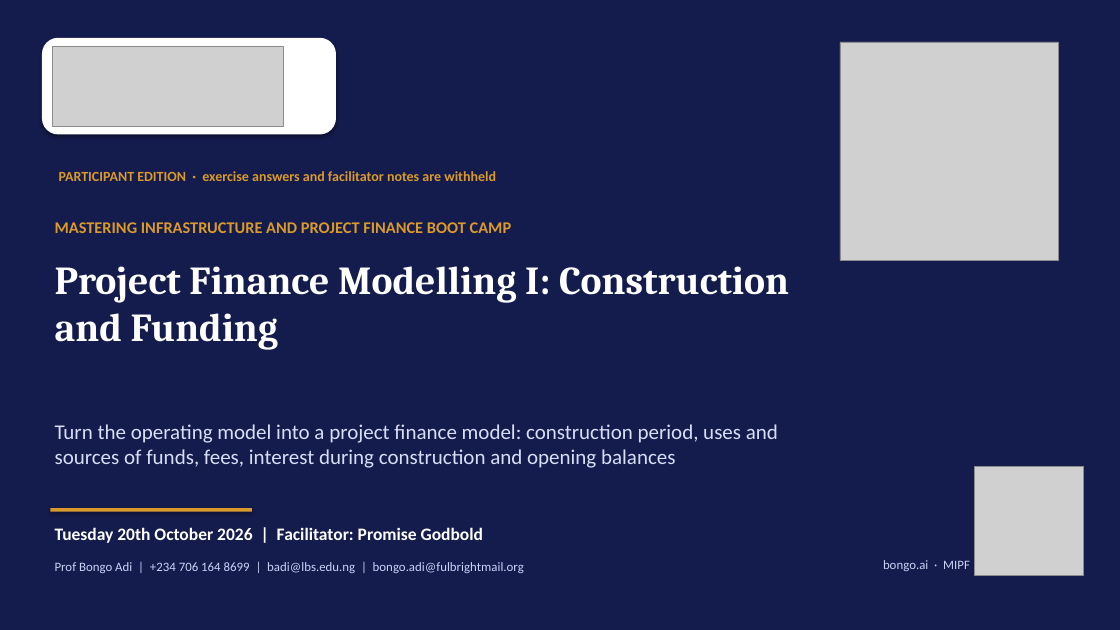
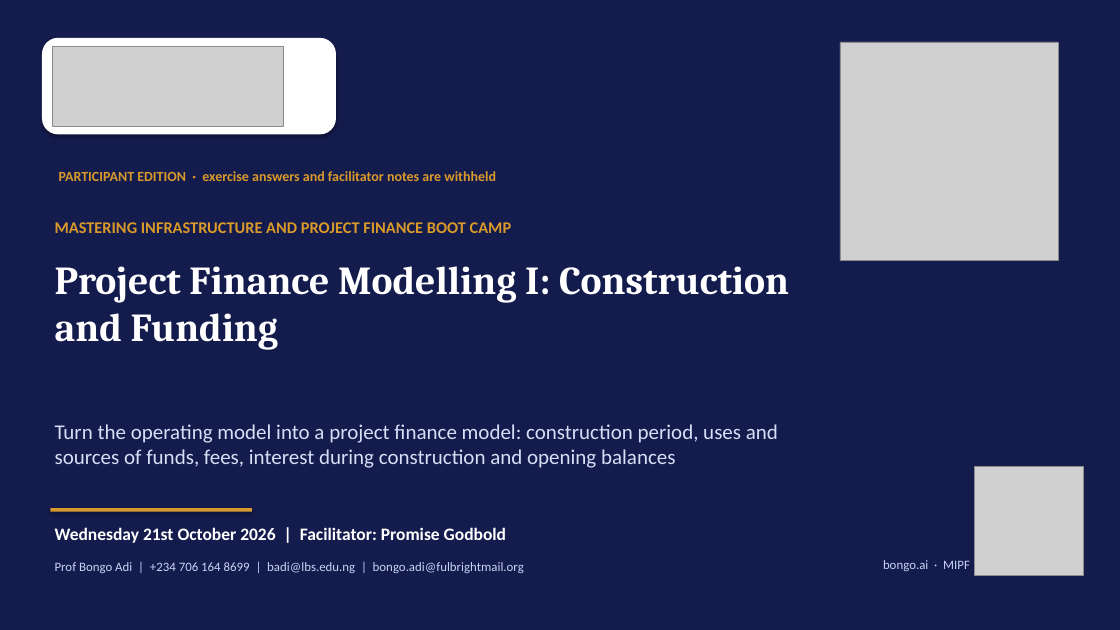
Before and after one commit to adibongo/mipf-2026-course-materials, a slide deck: slide 1 of decks/MIPF_Day6_PF_Construction_Deck.pptx. Drawn at 1120x630 pixels with LibreOffice and Linux fonts; fonts in the diff are those of the drawing; grey boxes stand for pictures. Boxes give left, top, right and bottom in pixels: in the first picture for what was removed or moved away, otherwise in the second. Text is boxed around its words. In the diff, an @@ line names an element or a change of style, - is before the commit and + after.

```diff
--- a/decks/MIPF_Day6_PF_Construction_Deck.pptx
+++ b/decks/MIPF_Day6_PF_Construction_Deck.pptx
@@ text at [55,527,506,543]: text changed @@
-Tuesday 20th October 2026 | Facilitator: Promise Godbold
+Wednesday 21st October 2026 | Facilitator: Promise Godbold
```
Also in this commit, not shown: 51 other slides changed, 51 other files.
